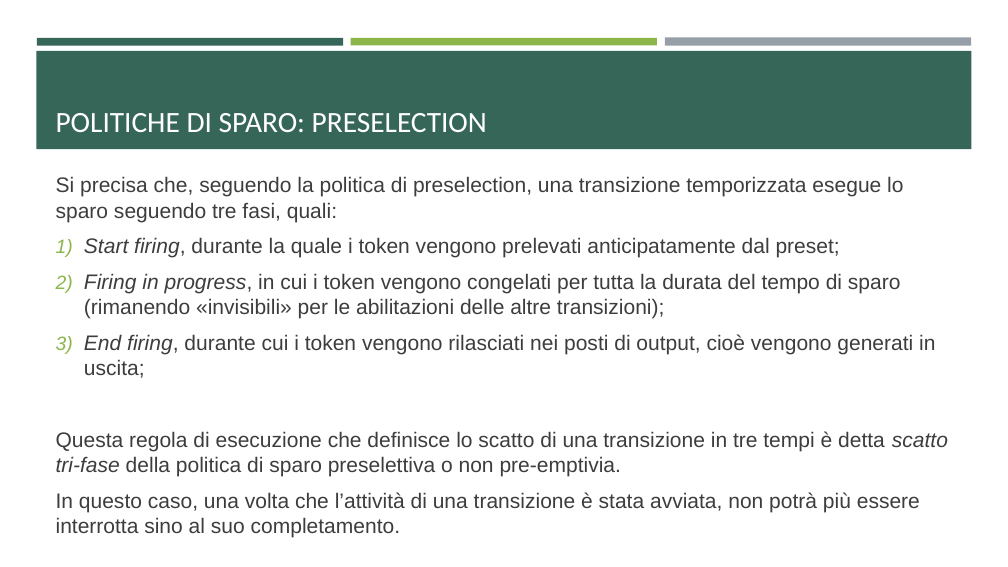
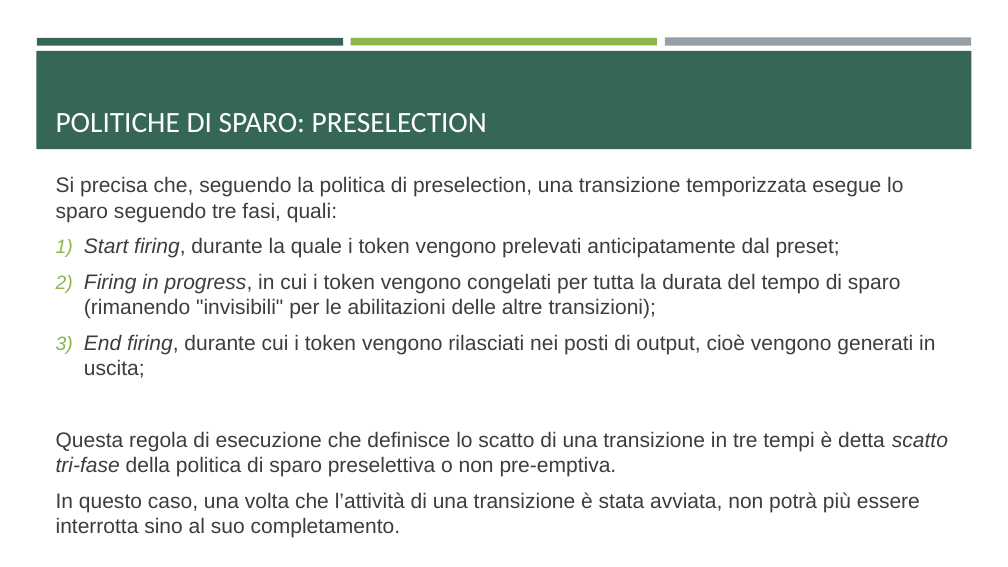
Before and after one commit to ivochan/RecirculatingPalletWarehouse, a slide deck: slide 34 of PresentazioneRetiPetriProgetto.pptx. Drawn at 1008x567 pixels with LibreOffice and Linux fonts; fonts in the diff are those of the drawing. Boxes give left, top, right and bottom in pixels: in the first picture for what was removed or moved away, otherwise in the second. Text is boxed around its words. In the diff, an @@ line names an element or a change of style, - is before the commit and + after.

```diff
--- a/PresentazioneRetiPetriProgetto.pptx
+++ b/PresentazioneRetiPetriProgetto.pptx
@@ text at box(84, 273, 901, 319): text changed @@
-2) Firing in progress, in cui i token vengono congelati per tutta la durata del tempo di sparo (rimanendo «invisibili» per le abilitazioni delle altre transizioni);
+2) Firing in progress, in cui i token vengono congelati per tutta la durata del tempo di sparo (rimanendo "invisibili" per le abilitazioni delle altre transizioni);
@@ text at box(56, 431, 948, 476): text changed @@
-Questa regola di esecuzione che definisce lo scatto di una transizione in tre tempi è detta scatto tri-fase della politica di sparo preselettiva o non pre-emptivia.
+Questa regola di esecuzione che definisce lo scatto di una transizione in tre tempi è detta scatto tri-fase della politica di sparo preselettiva o non pre-emptiva.
```
Also in this commit, not shown: 5 other slides changed, 2 other files.
